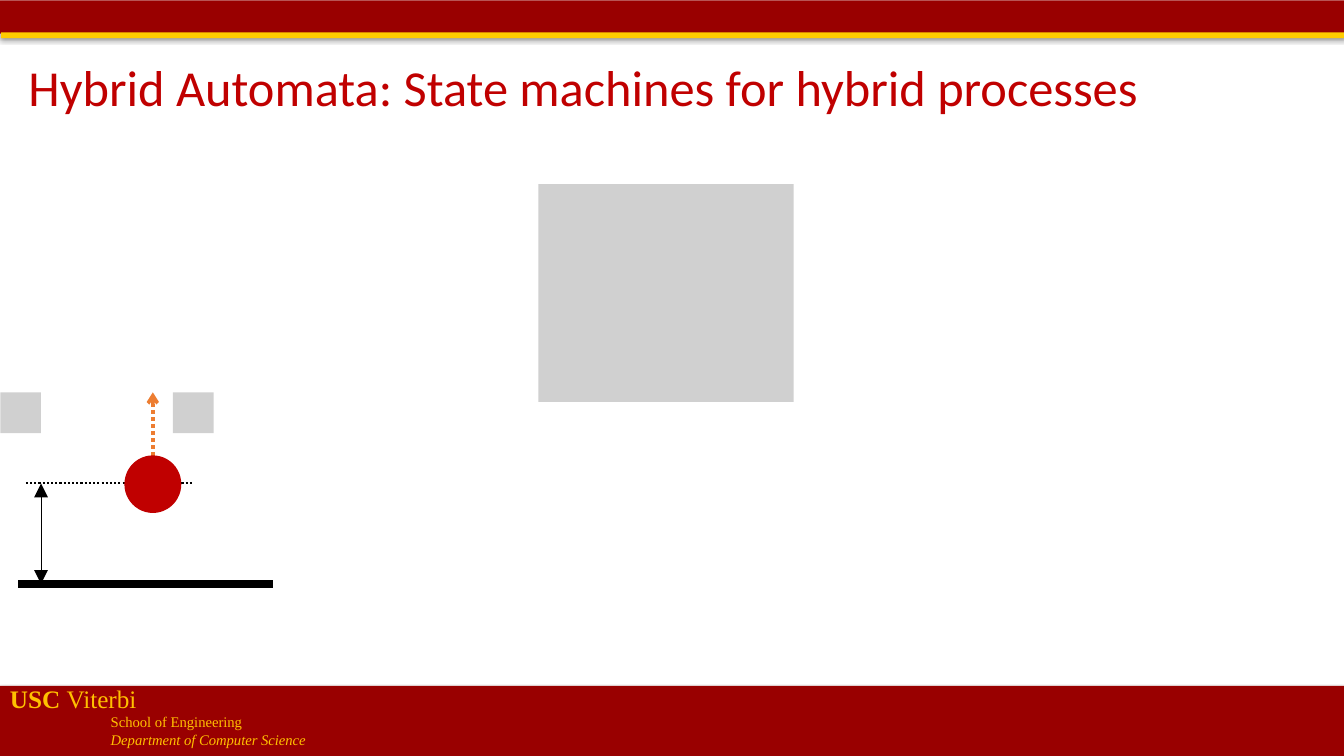
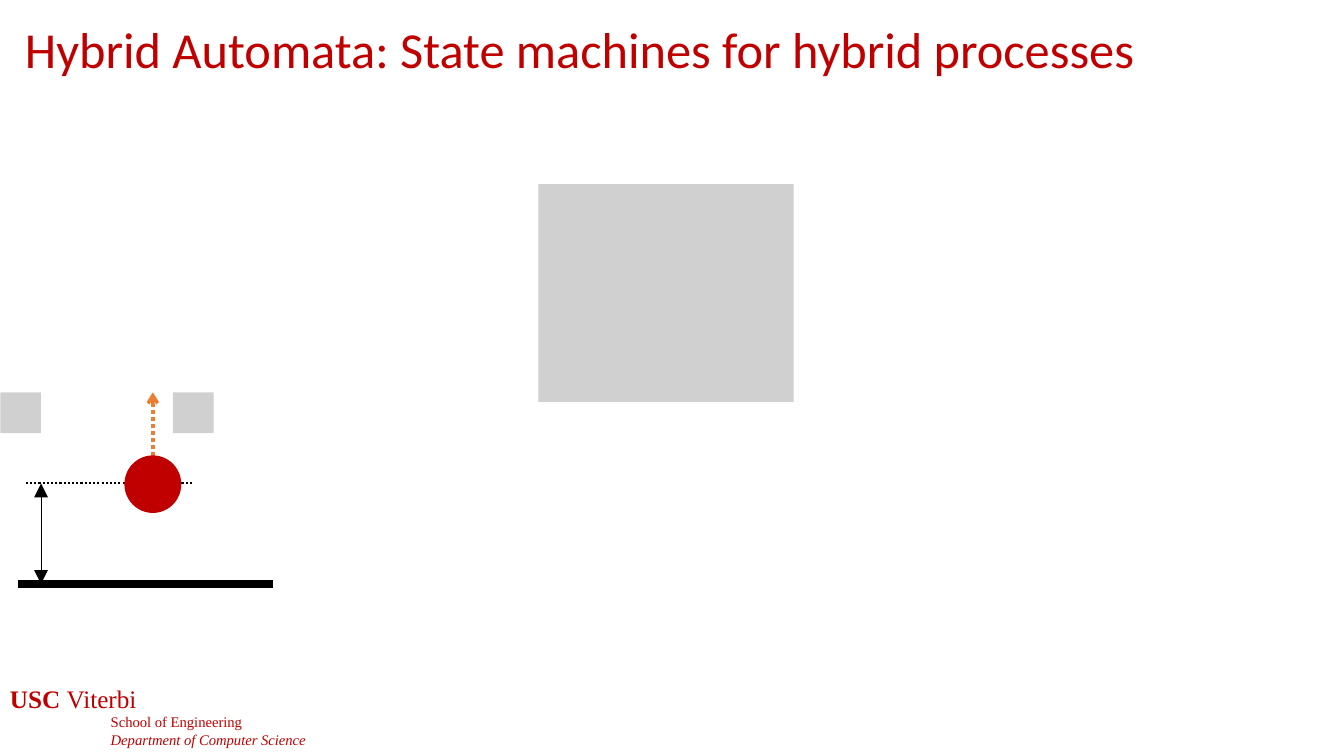
Before and after one commit to jdeshmukh/jdeshmukh.github.io, a slide deck: slide 24 of teaching/cs513slides/lecture4-Stability-Hybrid-Systems.pptx. Drawn at 1344x756 pixels with LibreOffice and Linux fonts; fonts in the diff are those of the drawing; grey boxes stand for pictures; background and template pictures are left out. Boxes give left, top, right and bottom in pixels: in the first picture for what was removed or moved away, otherwise in the second. Text is boxed around its words. In the diff, an @@ line names an element or a change of style, - is before the commit and + after.

```diff
--- a/teaching/cs513slides/lecture4-Stability-Hybrid-Systems.pptx
+++ b/teaching/cs513slides/lecture4-Stability-Hybrid-Systems.pptx
@@ rectangle removed at bbox=[0, 0, 1344, 33] @@
@@ title "Hybrid Automata: State machines for ...": place and size @@
-title "Hybrid Automata: State machines for ..." at bbox=[28, 71, 1137, 114]
+title "Hybrid Automata: State machines for ..." at bbox=[25, 33, 1134, 76]
@@ rectangle removed at bbox=[1, 32, 1344, 38] @@
@@ text "USC Viterbi" at bbox=[10, 690, 306, 748]: text colour #FFC000 to #C00000 @@
@@ rectangle removed at bbox=[0, 687, 1344, 756] @@
@@ page number added at bbox=[522, 709, 825, 749], 24 pt, text #FFFFFF @@
+24
```
Also in this commit, not shown: 52 other slides changed, 1 slide removed, 2 other files.
